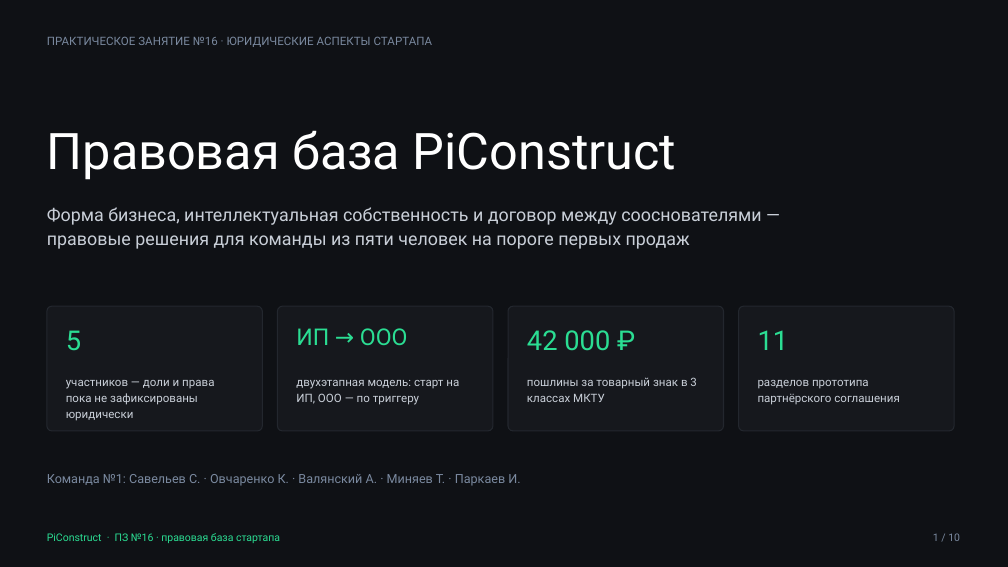
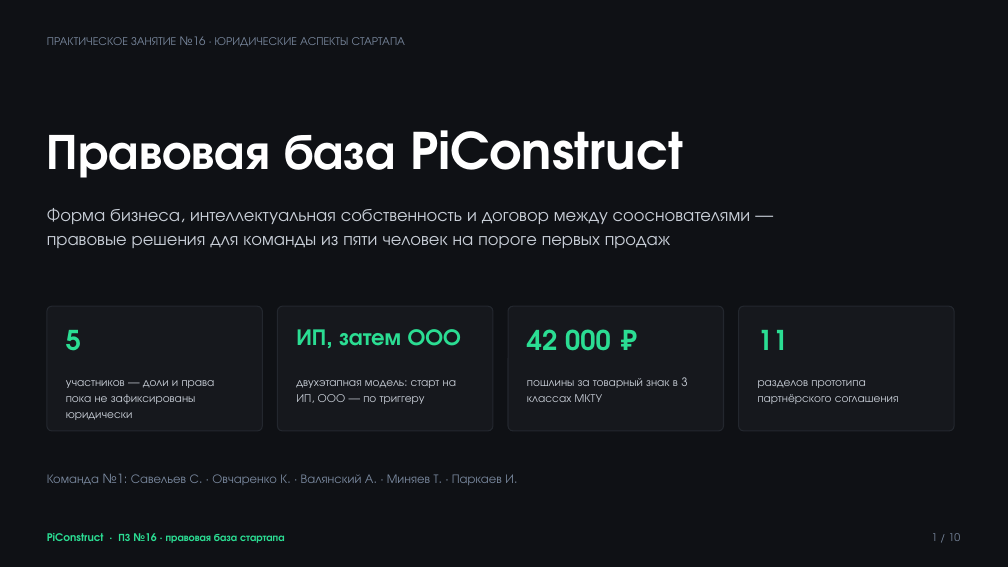
Before and after one commit to Eaglet12IQ/startup-team-1, a slide deck: slide 1 of READMEs/sem_7/week8/attachments/PiConstruct_Правовая_база.pptx. Drawn at 1008x567 pixels with LibreOffice and Linux fonts; fonts in the diff are those of the drawing. Boxes give left, top, right and bottom in pixels: in the first picture for what was removed or moved away, otherwise in the second. Text is boxed around its words. In the diff, an @@ line names an element or a change of style, - is before the commit and + after.

Commit message:
fix: switch week 8 presentation to Rubik per design system

```diff
--- a/READMEs/sem_7/week8/attachments/PiConstruct_Правовая_база.pptx
+++ b/READMEs/sem_7/week8/attachments/PiConstruct_Правовая_база.pptx
@@ text at (x1=296, y1=329, x2=461, y2=346): text changed; font Roboto to TeX Gyre Adventor; bold on @@
-ИП → ООО
+ИП, затем ООО
@@ font Roboto to TeX Gyre Adventor, bold on in 5 elements at (x1=47, y1=130, x2=684, y2=178), (x1=66, y1=330, x2=81, y2=351), (x1=527, y1=329, x2=611, y2=351), (x1=758, y1=330, x2=789, y2=350), (x1=47, y1=533, x2=285, y2=543) @@
@@ font Roboto to TeX Gyre Adventor in 8 elements at (x1=47, y1=36, x2=405, y2=47), (x1=47, y1=208, x2=750, y2=248), (x1=66, y1=380, x2=215, y2=420), (x1=296, y1=380, x2=456, y2=404), (x1=527, y1=377, x2=687, y2=402), (x1=758, y1=380, x2=899, y2=404), (x1=47, y1=473, x2=514, y2=485), (x1=932, y1=533, x2=961, y2=541) @@
```
Also in this commit, not shown: 9 other slides changed, 10 other files.
